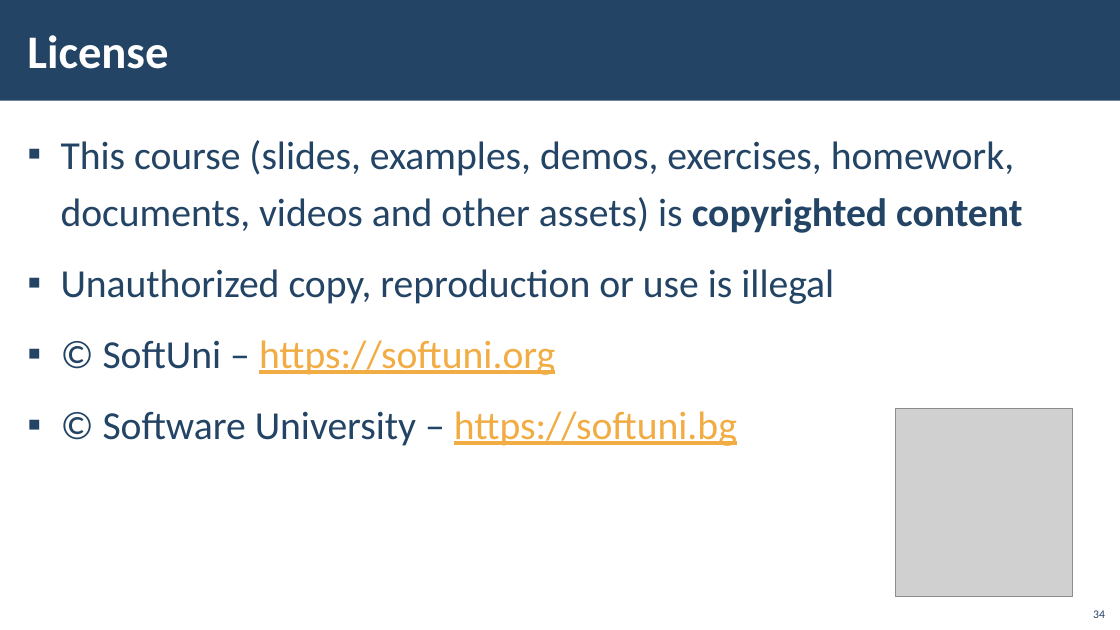
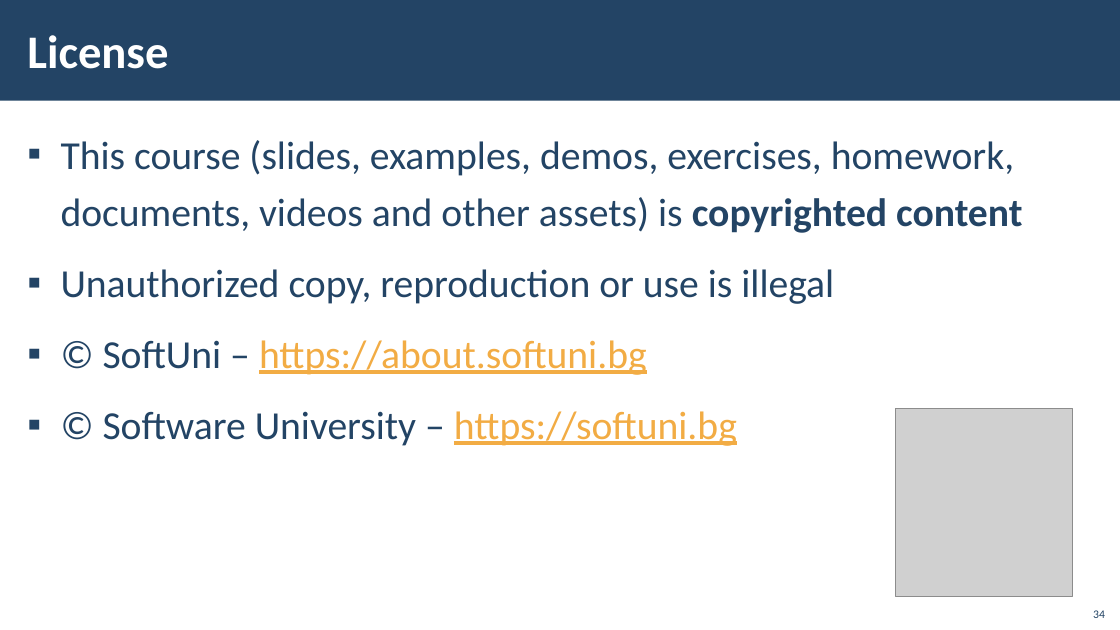
Before and after one commit to PhilShishov/Software-University, a slide deck: slide 34 of C# Web Basics/Presentations/03. CSharp-Web-Basics-Web Server-State-Management.pptx. Drawn at 1120x630 pixels with LibreOffice and Linux fonts; fonts in the diff are those of the drawing; grey boxes stand for pictures; background and template pictures are left out. Boxes give left, top, right and bottom in pixels: in the first picture for what was removed or moved away, otherwise in the second. Text is boxed around its words. In the diff, an @@ line names an element or a change of style, - is before the commit and + after.

```diff
--- a/C# Web Basics/Presentations/03. CSharp-Web-Basics-Web Server-State-Management.pptx
+++ b/C# Web Basics/Presentations/03. CSharp-Web-Basics-Web Server-State-Management.pptx
@@ text at (x1=103, y1=340, x2=647, y2=375): text changed @@
-▪ © SoftUni – https://softuni.org
+▪ © SoftUni – https://about.softuni.bg
```
Also in this commit, not shown: 7 other slides changed, 3 other files.
